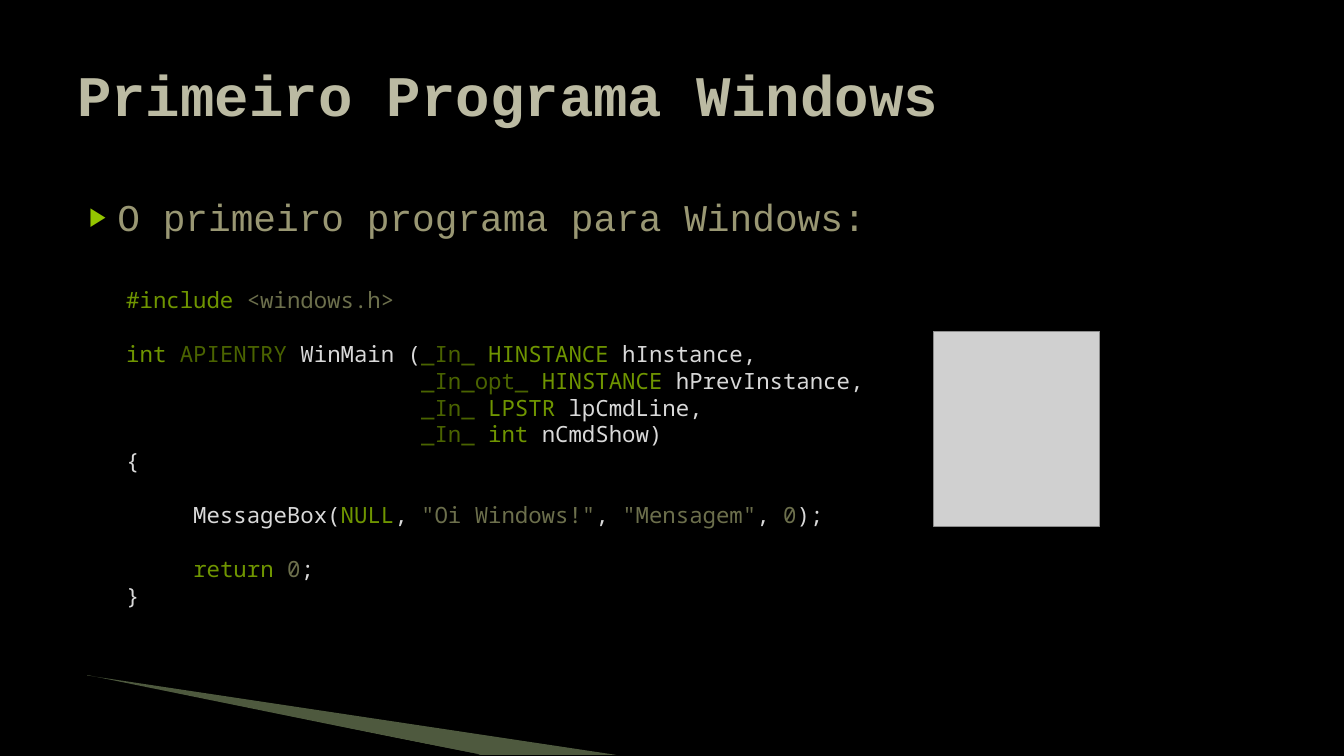
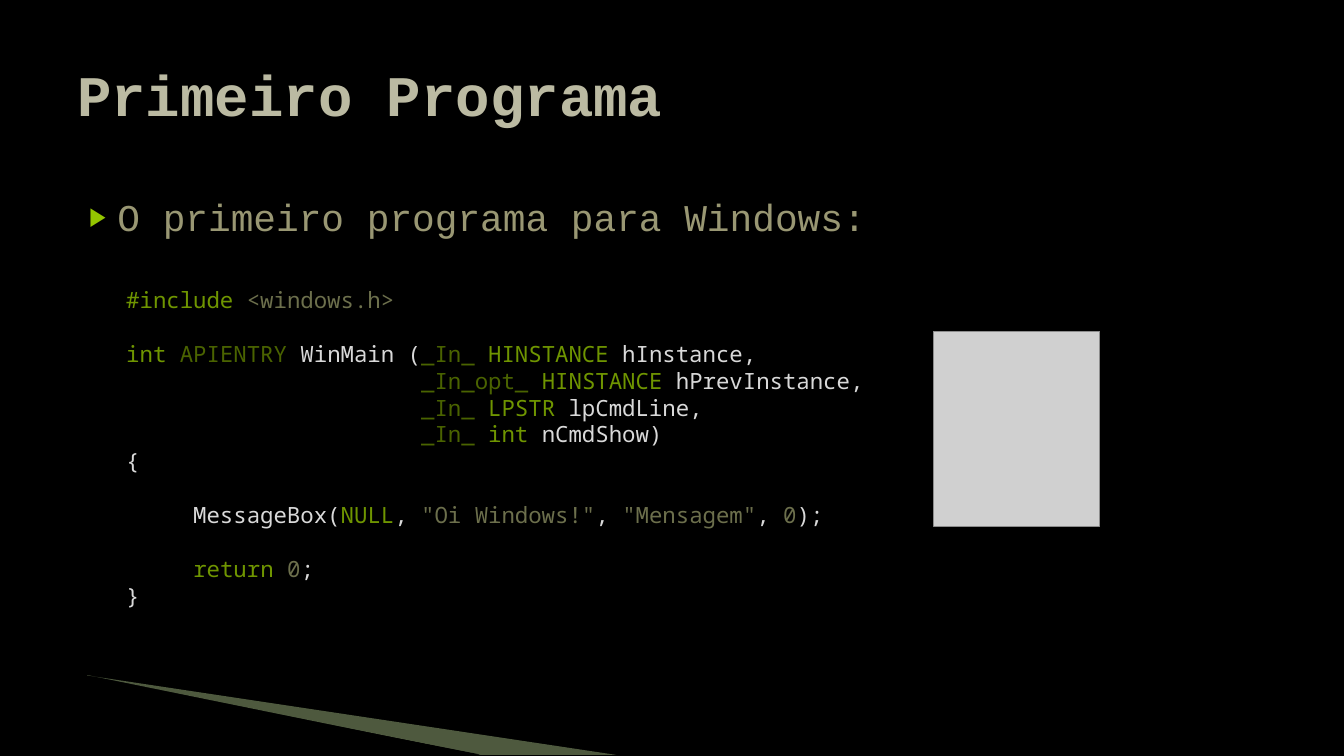
Before and after one commit to JudsonSS/Jogos, a slide deck: slide 10 of Slides/01. Programação Windows.pptx. Drawn at 1344x756 pixels with LibreOffice and Linux fonts; fonts in the diff are those of the drawing; grey boxes stand for pictures; background and template pictures are left out. Boxes give left, top, right and bottom in pixels: in the first picture for what was removed or moved away, otherwise in the second. Text is boxed around its words. In the diff, an @@ line names an element or a change of style, - is before the commit and + after.

```diff
--- a/Slides/01. Programação Windows.pptx
+++ b/Slides/01. Programação Windows.pptx
@@ title at (77,74,662,128): text changed @@
-Primeiro Programa Windows
+Primeiro Programa
```
Also in this commit, not shown: 10 other slides changed.
